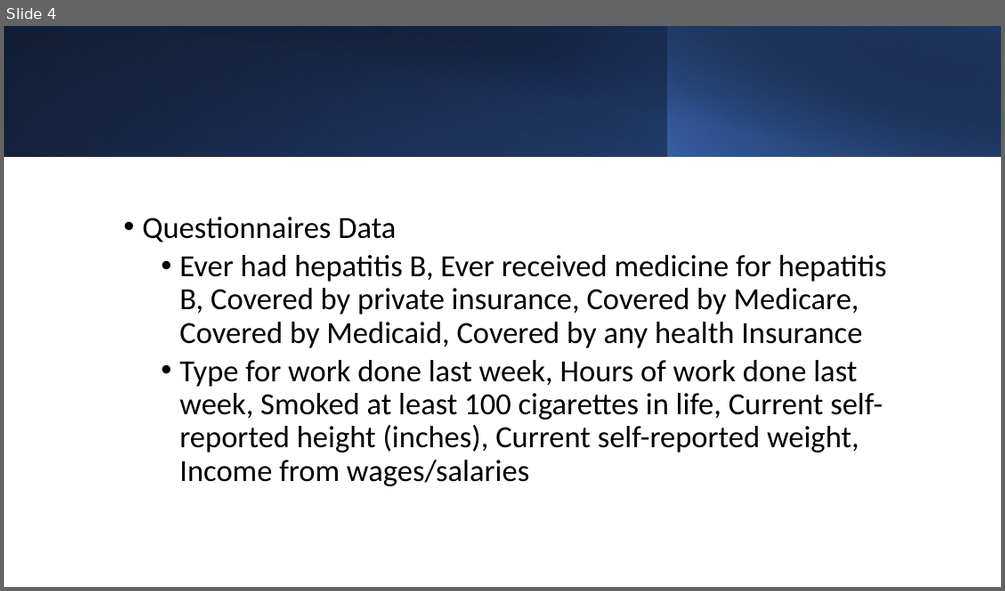
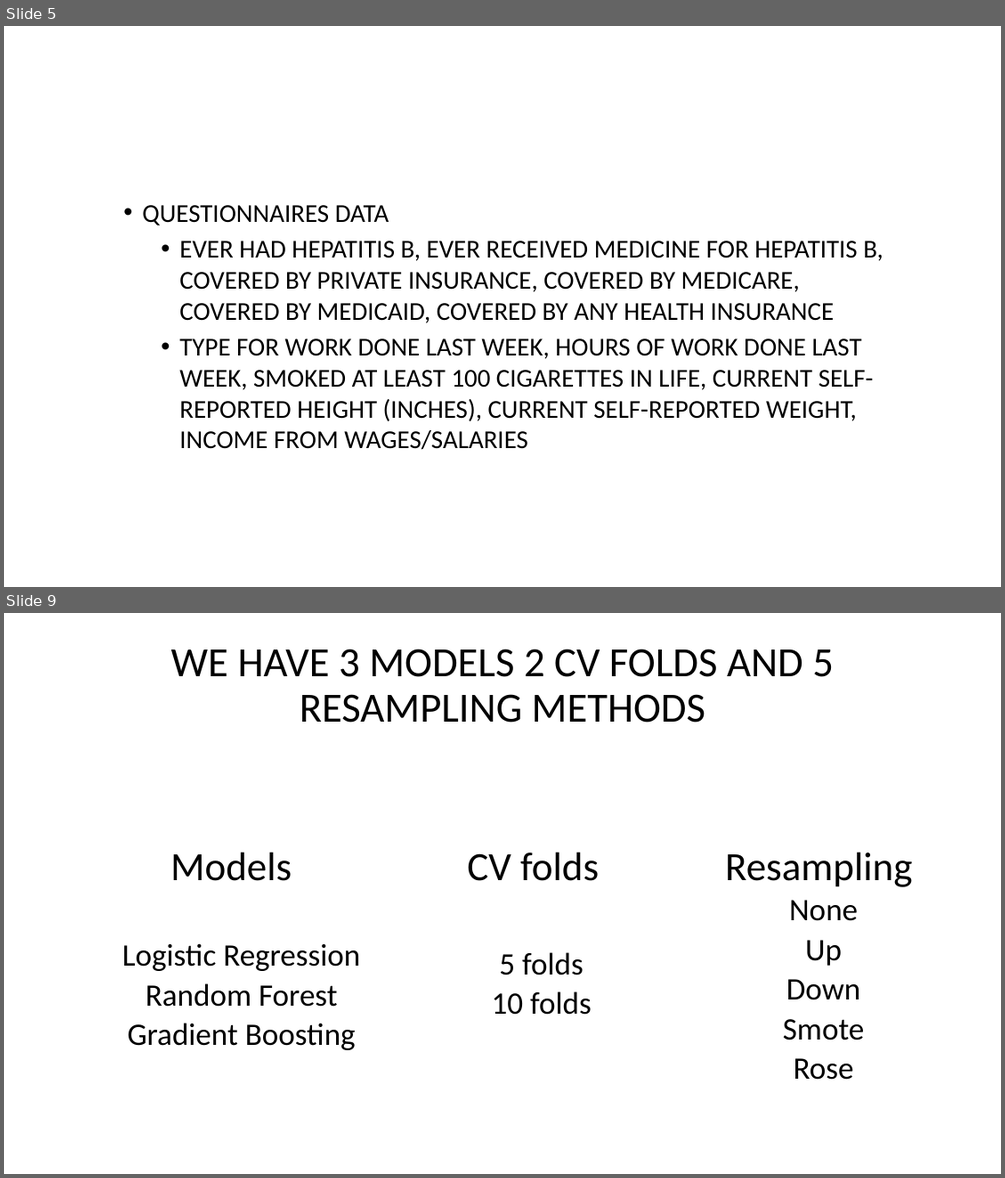
Before and after one commit to johnnie19/NHANES-HBV-Prediction-Analysis, a slide deck: Predictive Model for Chronic Hepatitis B Infection DataDivers.pptx. Shown one above the other, each under a label of ours: slide 4 before the commit, slides 5 and 9 after it; the slides between them are not shown. The pictures are 1005x591 and 1005x1178 pixels, drawn with LibreOffice and Linux fonts; fonts in the diff are those of the drawing; background and template pictures are left out. Boxes give left, top, right and bottom in pixels: in the first picture for what was removed or moved away, otherwise in the second. Text is boxed around its words. In the diff, an @@ line names an element or a change of style, - is before the commit and + after.

```diff
--- a/Predictive Model for Chronic Hepatitis B Infection DataDivers.pptx
+++ b/Predictive Model for Chronic Hepatitis B Infection DataDivers.pptx
@@ slide 9 added at (4, 613, 1001, 1174), background picture (left out) @@
@@ title added at (171, 649, 833, 722), 40 pt, text #000000 @@
+WE HAVE 3 MODELS 2 CV FOLDS AND 5 RESAMPLING METHODS
@@ text added at (170, 852, 291, 881), 38.6 pt, text #000000 @@
+Models
@@ text added at (467, 852, 599, 881), 38.6 pt, text #000000 @@
+CV folds
@@ text added at (725, 852, 912, 887), 38.6 pt, text #000000 @@
+Resampling
@@ text added at (783, 900, 865, 1079), 30.1 pt, text #000000 @@
+None
+Up
+Down
+Smote
+Rose
@@ text added at (122, 943, 360, 1050), 30.1 pt, text #000000 @@
+Logistic Regression
+Random Forest
+Gradient Boosting
@@ text added at (492, 952, 591, 1014), 30.1 pt, text #000000 @@
+5 folds
+10 folds
@@ what was slide 4 is now slide 5 @@
@@ slide 5 changed as well @@
@@ rectangle removed at (4, 26, 1001, 156) @@
@@ rectangle removed at (4, 26, 668, 156) @@
@@ rectangle removed at (41, 26, 1001, 157) @@
@@ rectangle removed at (667, 26, 1001, 156) @@
@@ text at (142, 205, 883, 450): text changed; size 29.6 to 24.8 pt @@
-• Questionnaires Data
-  • Ever had hepatitis B, Ever received medicine for hepatitis B, Covered by private insurance, Covered by Medicare, Covered by Medicaid, Covered by any health Insurance
-  • Type for work done last week, Hours of work done last week, Smoked at least 100 cigarettes in life, Current self-reported height (inches), Current self-reported weight, Income from wages/salaries
+• QUESTIONNAIRES DATA
+  • EVER HAD HEPATITIS B, EVER RECEIVED MEDICINE FOR HEPATITIS B, COVERED BY PRIVATE INSURANCE, COVERED BY MEDICARE, COVERED BY MEDICAID, COVERED BY ANY HEALTH INSURANCE
+  • TYPE FOR WORK DONE LAST WEEK, HOURS OF WORK DONE LAST WEEK, SMOKED AT LEAST 100 CIGARETTES IN LIFE, CURRENT SELF-REPORTED HEIGHT (INCHES), CURRENT SELF-REPORTED WEIGHT, INCOME FROM WAGES/SALARIES
```
Also in this commit, not shown: 5 other slides changed, 11 other slides added, 8 slides removed.
